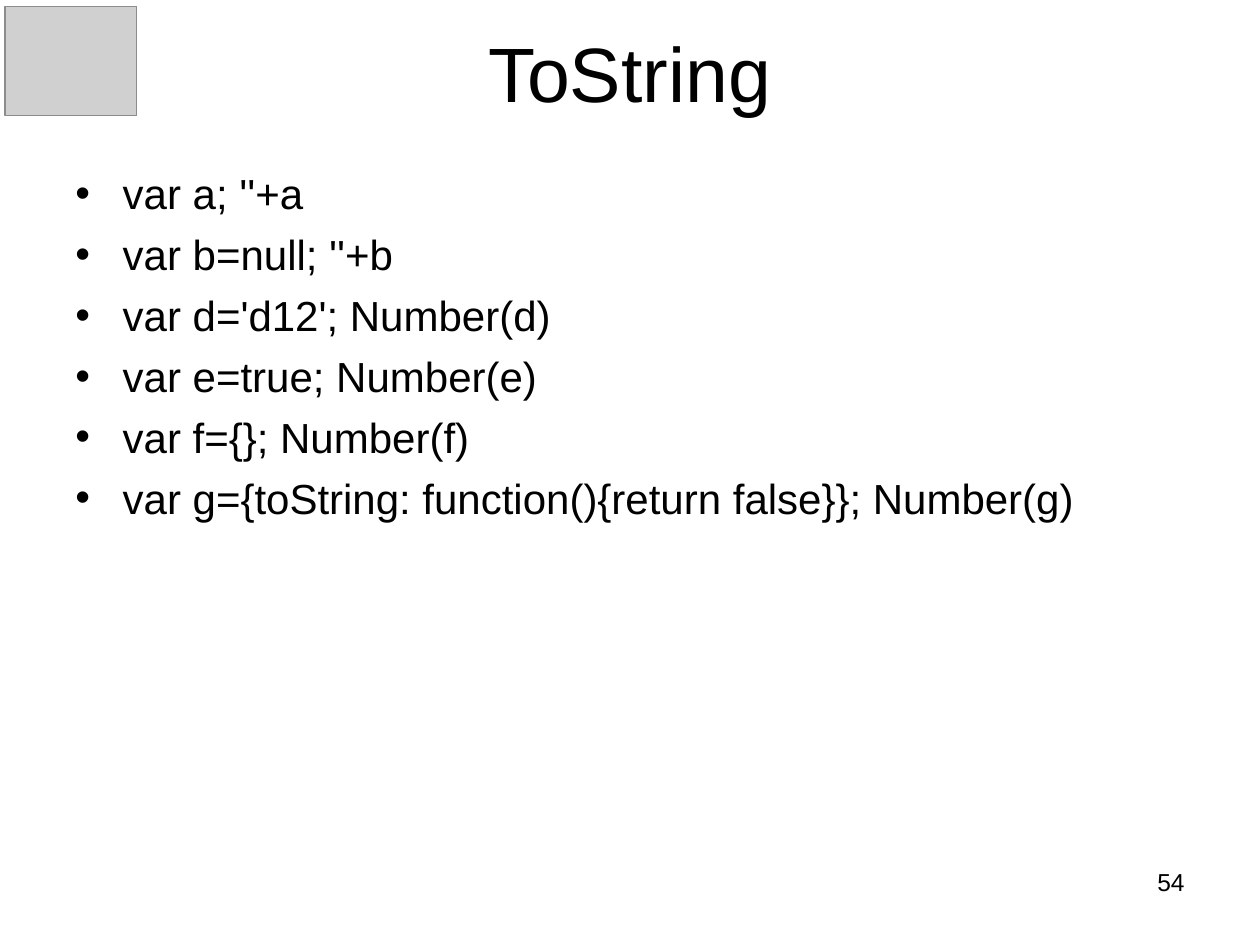
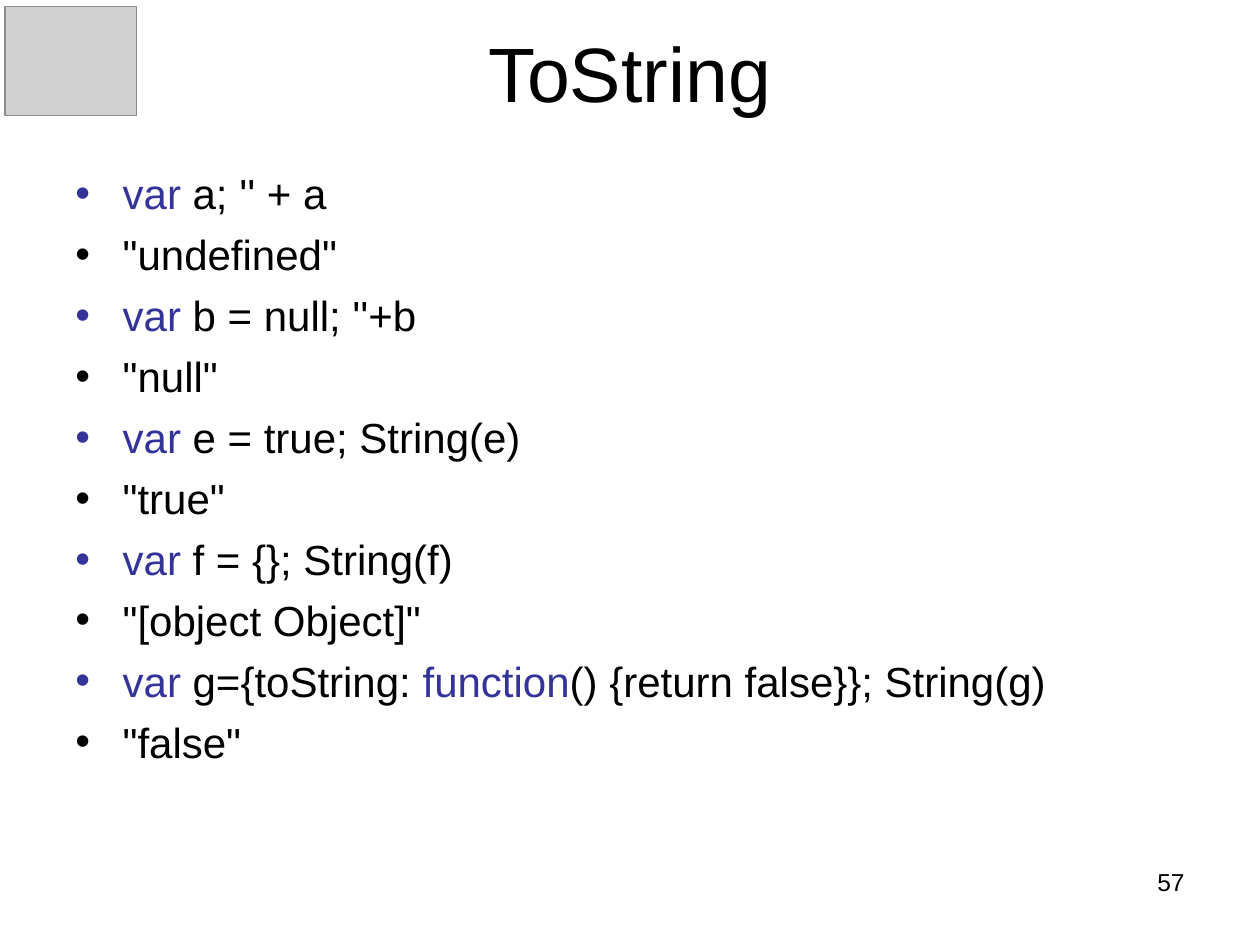
Before and after one commit to panxuepeng/javascript, a slide deck: slide 57 of ppt/1-1（第一天课程）.ppt (slide 54 before the commit). Drawn at 1260x945 pixels with LibreOffice and Linux fonts; fonts in the diff are those of the drawing; grey boxes stand for pictures. Boxes give left, top, right and bottom in pixels: in the first picture for what was removed or moved away, otherwise in the second. Text is boxed around its words. In the diff, an @@ line names an element or a change of style, - is before the commit and + after.

```diff
--- a/ppt/1-1（第一天课程）.ppt
+++ b/ppt/1-1（第一天课程）.ppt
@@ text at [123, 186, 1046, 759]: text changed @@
-• var a; ''+a
-• var b=null; ''+b
-• var d='d12'; Number(d)
-• var e=true; Number(e)
-• var f={}; Number(f)
-• var g={toString: function(){return false}}; Number(g)
+• var a; '' + a
+• "undefined"
+• var b = null; ''+b
+• "null"
+• var e = true; String(e)
+• "true"
+• var f = {}; String(f)
+• "[object Object]"
+• var g={toString: function() {return false}}; String(g)
+• "false"
@@ page number at [1157, 874, 1184, 892]: text changed @@
-54
+57
```
Also in this commit, not shown: 22 other slides changed, 12 slides added, 1 slide removed, 3 other files.
